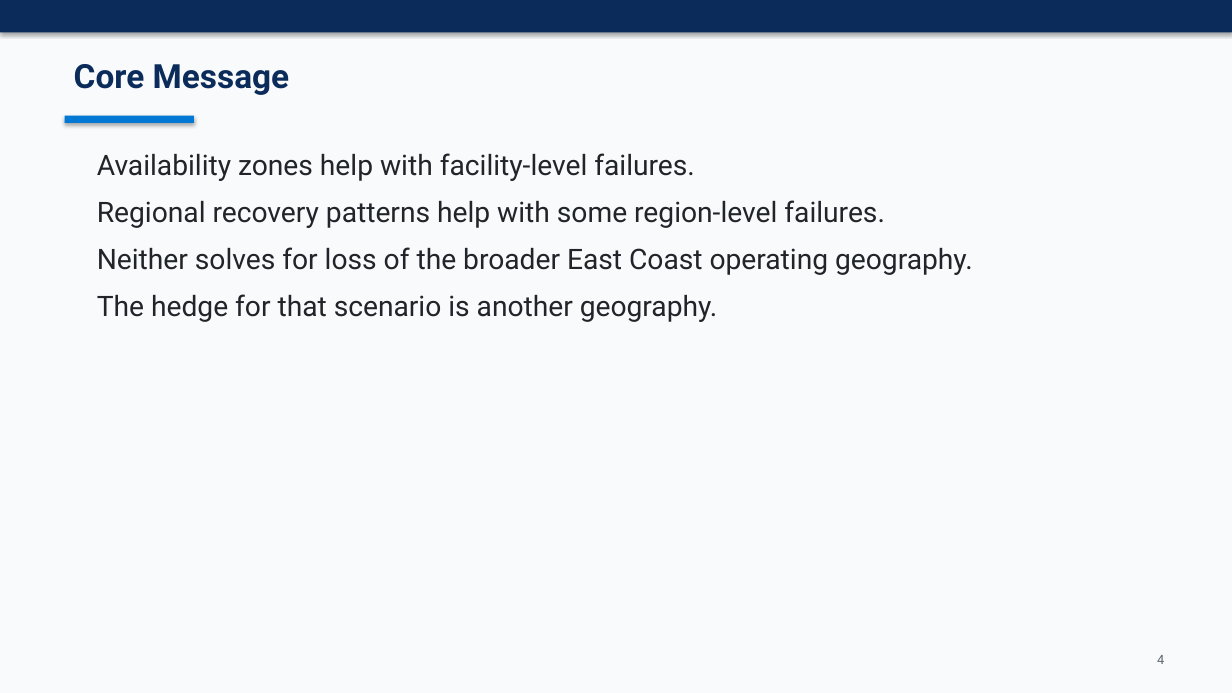
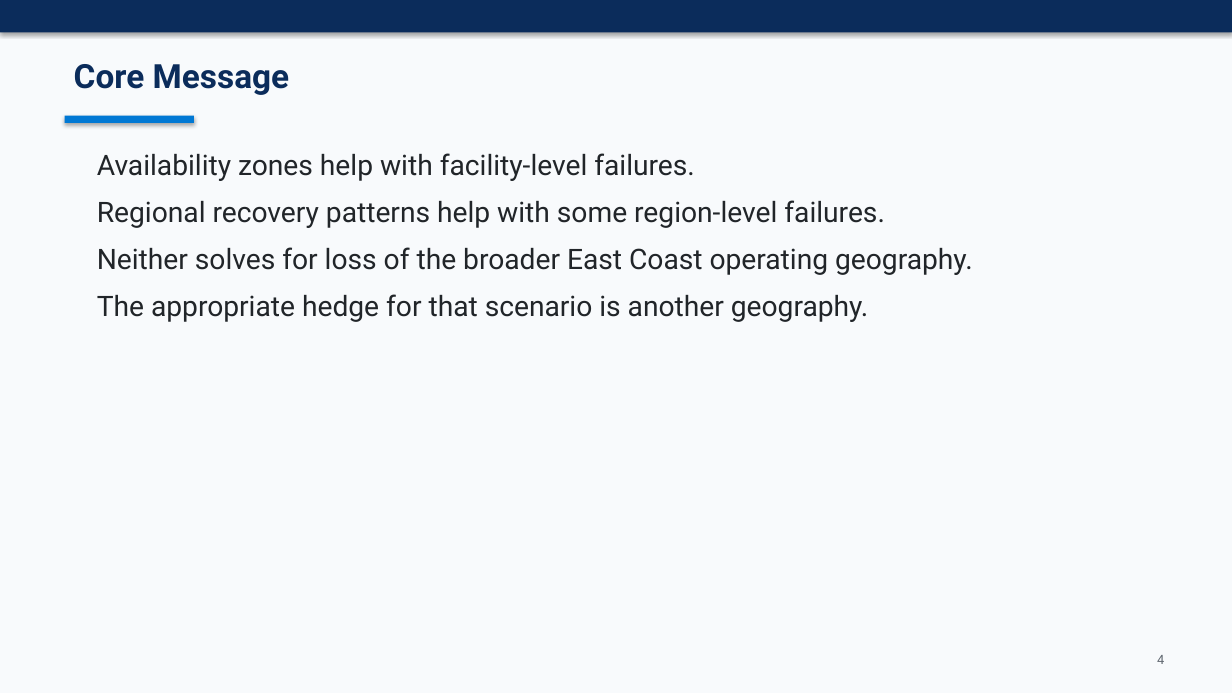
Before and after one commit to kprpg/arcjumpstart, a slide deck: slide 4 of docs/azure-regional-bcdr-slide-deck.pptx. Drawn at 1232x693 pixels with LibreOffice and Linux fonts; fonts in the diff are those of the drawing. Boxes give left, top, right and bottom in pixels: in the first picture for what was removed or moved away, otherwise in the second. Text is boxed around its words. In the diff, an @@ line names an element or a change of style, - is before the commit and + after.

```diff
--- a/docs/azure-regional-bcdr-slide-deck.pptx
+++ b/docs/azure-regional-bcdr-slide-deck.pptx
@@ text at [97, 294, 869, 322]: text changed @@
-The hedge for that scenario is another geography.
+The appropriate hedge for that scenario is another geography.
```
Also in this commit, not shown: 6 other slides changed, 4 other files.
